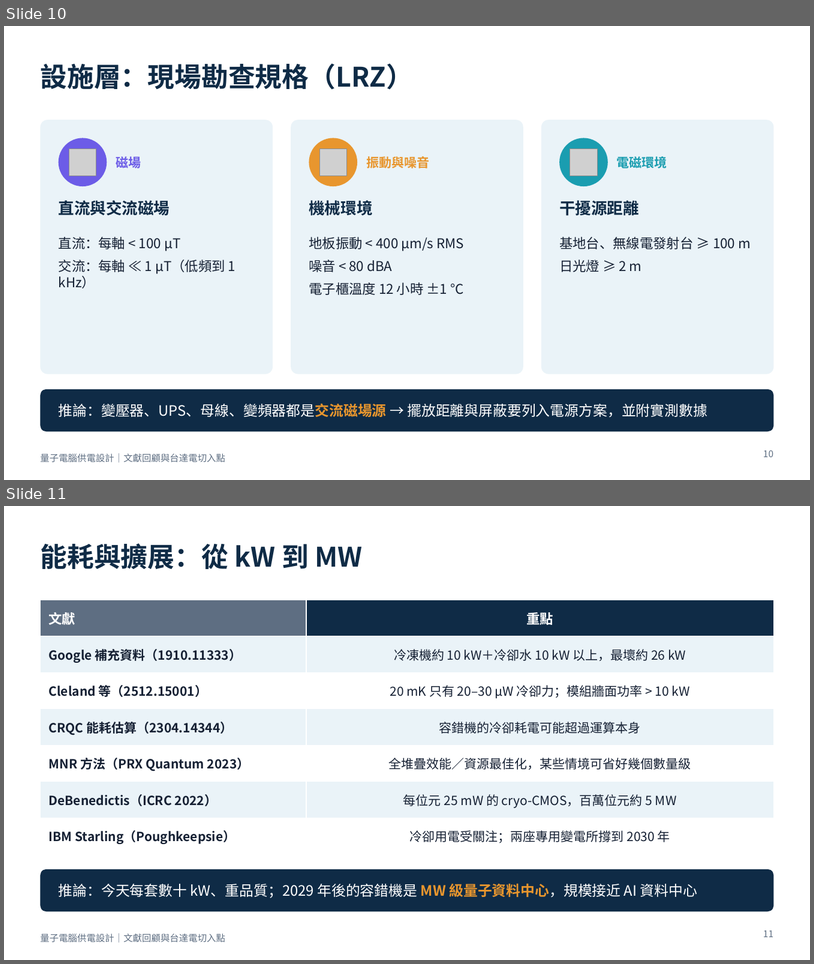
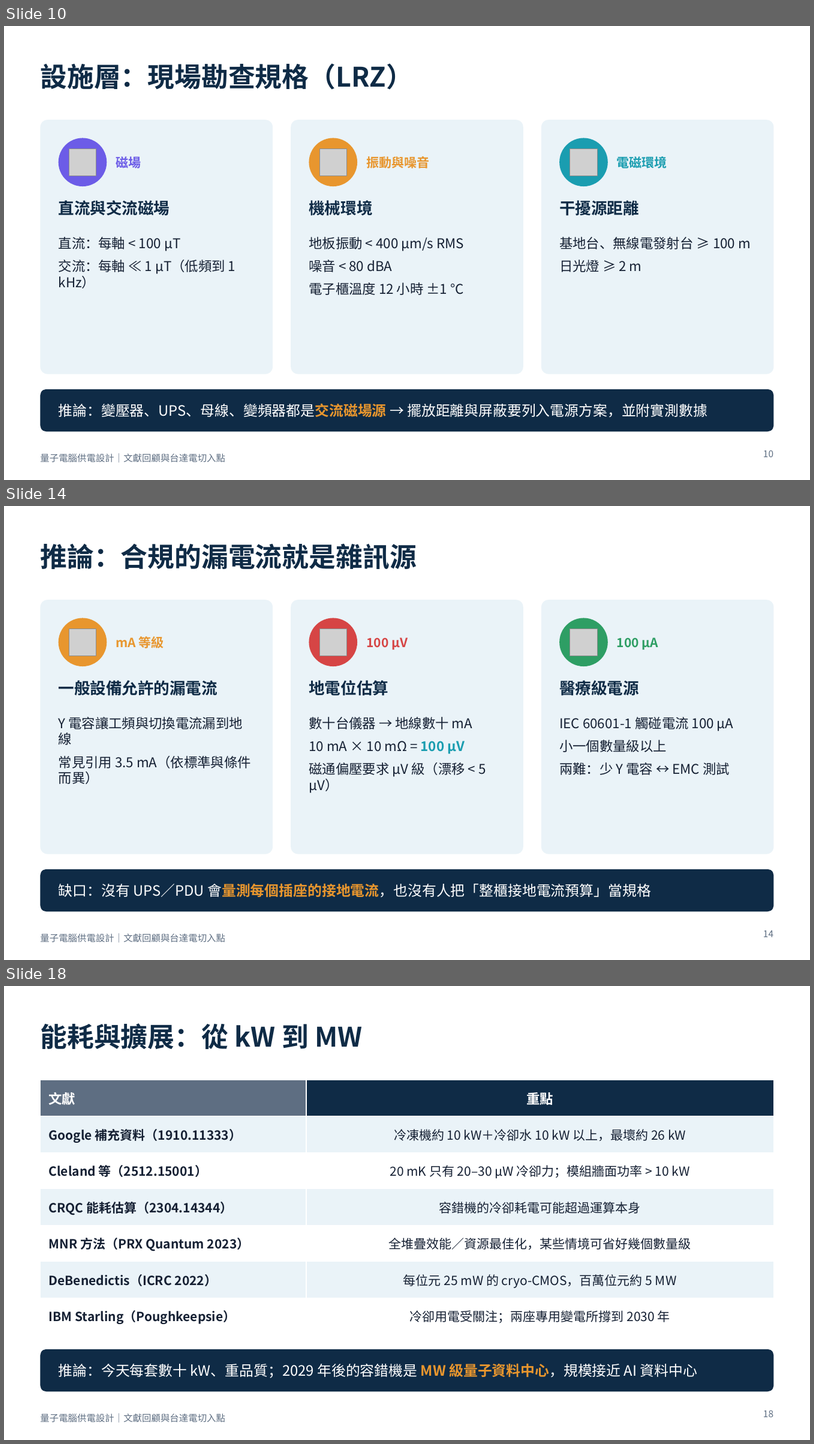
Before and after one commit to pcpcchen-coder/QuantumComputing, a slide deck: slides/output/qc-power-supply-delta.pptx. Shown one above the other, each under a label of ours: slides 10 and 11 before the commit, slides 10, 14 and 18 after it; the slides between them are not shown. The pictures are 814x964 and 814x1444 pixels, drawn with LibreOffice and Linux fonts; fonts in the diff are those of the drawing; grey boxes stand for pictures. Boxes give left, top, right and bottom in pixels: in the first picture for what was removed or moved away, otherwise in the second. Text is boxed around its words. In the diff, an @@ line names an element or a change of style, - is before the commit and + after.

```diff
--- a/slides/output/qc-power-supply-delta.pptx
+++ b/slides/output/qc-power-supply-delta.pptx
@@ slide 14 added at bbox=[4, 506, 810, 960], background #FFFFFF; not listed: 1 template element that a slide beside it also shows @@
@@ title added at bbox=[40, 543, 416, 569], 32 pt, text #0F2B46, bold @@
+推論：合規的漏電流就是雜訊源
@@ rounded rectangle added at bbox=[40, 600, 273, 854], fill #EAF3F8 @@
@@ rounded rectangle added at bbox=[291, 600, 523, 854], fill #EAF3F8 @@
@@ rounded rectangle added at bbox=[542, 600, 774, 854], fill #EAF3F8 @@
@@ ellipse added at bbox=[59, 618, 107, 666], fill #E8962E @@
@@ picture added at bbox=[69, 629, 96, 656] @@
@@ ellipse added at bbox=[309, 618, 357, 666], fill #D64545 @@
@@ picture added at bbox=[320, 629, 347, 656] @@
@@ ellipse added at bbox=[560, 618, 608, 666], fill #2E9E64 @@
@@ picture added at bbox=[570, 629, 597, 656] @@
@@ text added at bbox=[116, 636, 164, 648], 15 pt, text #E8962E, bold @@
+mA 等級
@@ text added at bbox=[366, 637, 408, 649], 15 pt, text #D64545, bold @@
+100 µV
@@ text added at bbox=[617, 637, 659, 650], 15 pt, text #2E9E64, bold @@
+100 µA
@@ text added at bbox=[59, 680, 218, 696], 19 pt, text #0F2B46, bold @@
+一般設備允許的漏電流
@@ text added at bbox=[309, 680, 389, 696], 19 pt, text #0F2B46, bold @@
+地電位估算
@@ text added at bbox=[560, 680, 639, 696], 19 pt, text #0F2B46, bold @@
+醫療級電源
@@ text added at bbox=[59, 717, 251, 784], 16 pt, text #152033 @@
+Y 電容讓工頻與切換電流漏到地線
+常見引用 3.5 mA（依標準與條件而異）
@@ text added at bbox=[309, 717, 486, 793], 16 pt, text #152033 @@
+數十台儀器 → 地線數十 mA
+10 mA × 10 mΩ = 100 µV
+磁通偏壓要求 µV 級（漂移 < 5 µV）
@@ text added at bbox=[560, 717, 734, 775], 16 pt, text #152033 @@
+IEC 60601-1 觸碰電流 100 µA
+小一個數量級以上
+兩難：少 Y 電容 ↔ EMC 測試
@@ rounded rectangle added at bbox=[40, 869, 774, 912], fill #0F2B46 @@
@@ text added at bbox=[59, 883, 651, 897], 17 pt, text #FFFFFF @@
+缺口：沒有 UPS／PDU 會量測每個插座的接地電流，也沒有人把「整櫃接地電流預算」當規格
@@ page number added at bbox=[764, 930, 774, 937], 11 pt, text #5E6E82 @@
+14
@@ what was slide 11 is now slide 18 @@
@@ page number at bbox=[764, 1410, 774, 1417]: text changed @@
-11
+18
```
Also in this commit, not shown: 3 slides changed, 6 other slides added, 5 other files.
